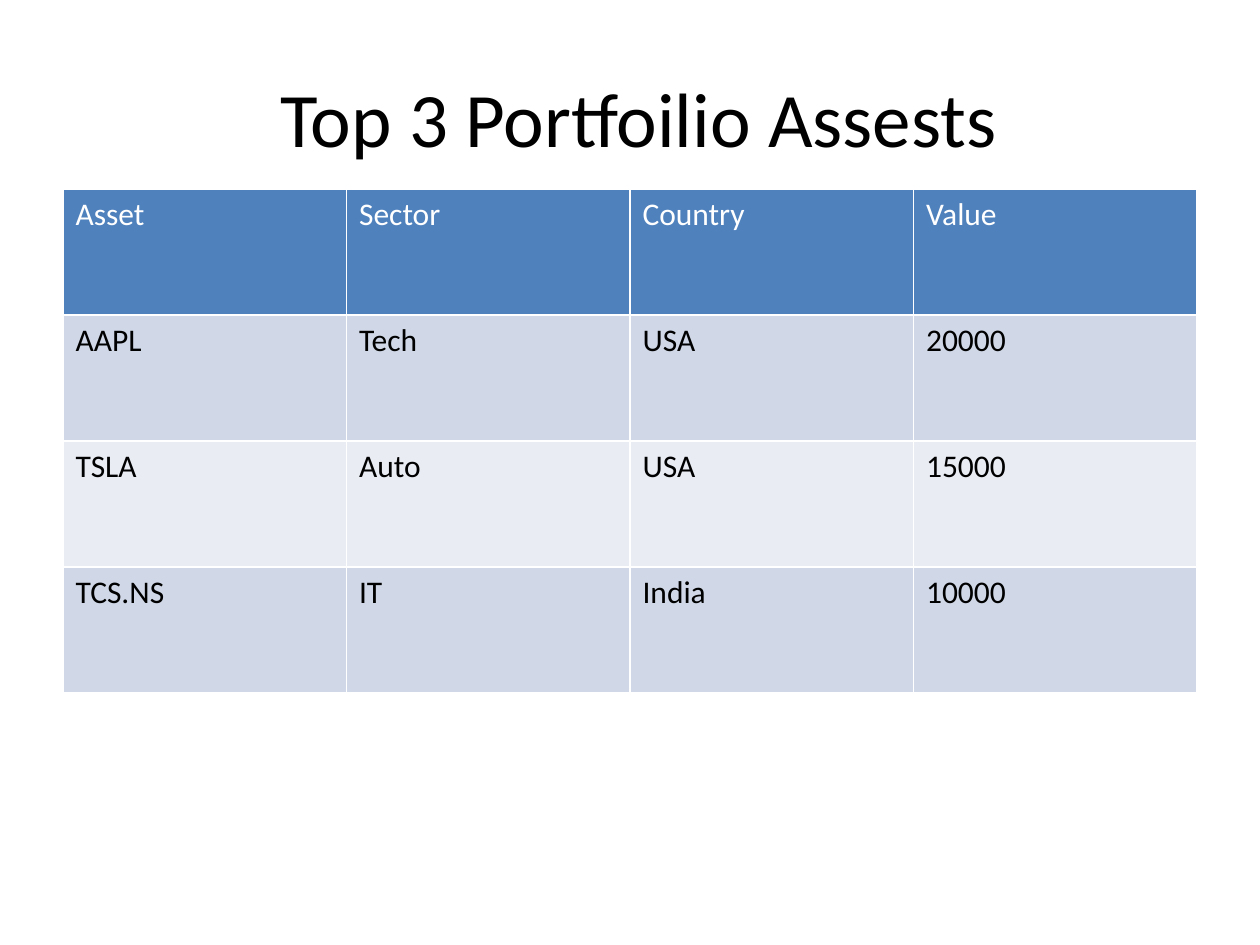
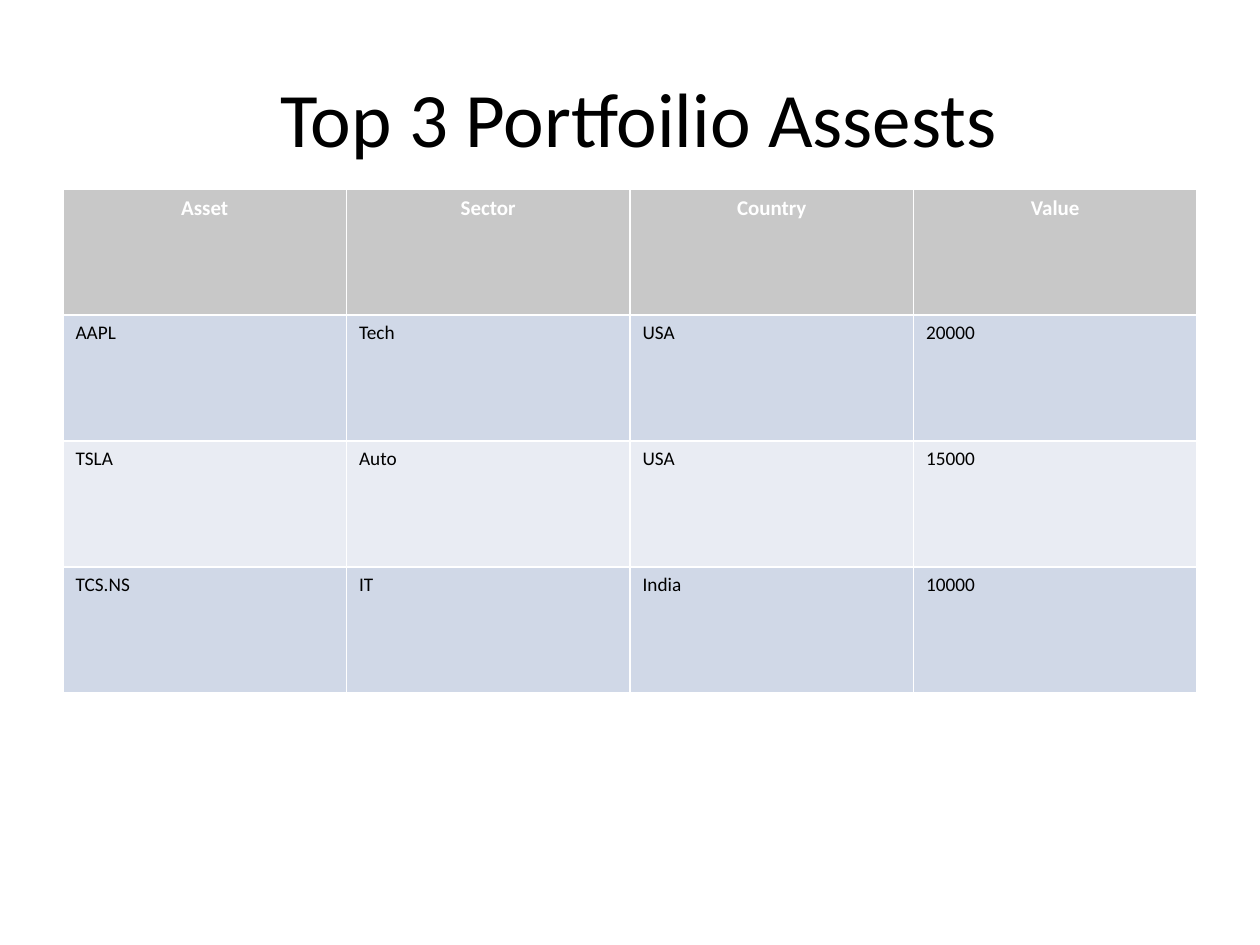
Before and after one commit to gaurav13407/FINEDECK-Excel-to-PPT-, a slide deck: slide 2 of examples/demo_PPT/output_demo.pptx. Drawn at 1260x945 pixels with LibreOffice and Linux fonts; fonts in the diff are those of the drawing. Boxes give left, top, right and bottom in pixels: in the first picture for what was removed or moved away, otherwise in the second. Text is boxed around its words. In the diff, an @@ line names an element or a change of style, - is before the commit and + after.

```diff
--- a/examples/demo_PPT/output_demo.pptx
+++ b/examples/demo_PPT/output_demo.pptx
@@ table at [63,189,1197,693] @@
@@ fill #4F81BD to #C8C8C8 in row 1 @@
@@ size 18 to 12 pt, bold on in "Asset", "Sector", "Country", "Value" @@
@@ size 18 to 11 pt in "AAPL", "Tech", "USA", "20000" and 8 more places @@
@@ alignment left to centre @@
```
Also in this commit, not shown: 1 other slide changed, 2 other files.
